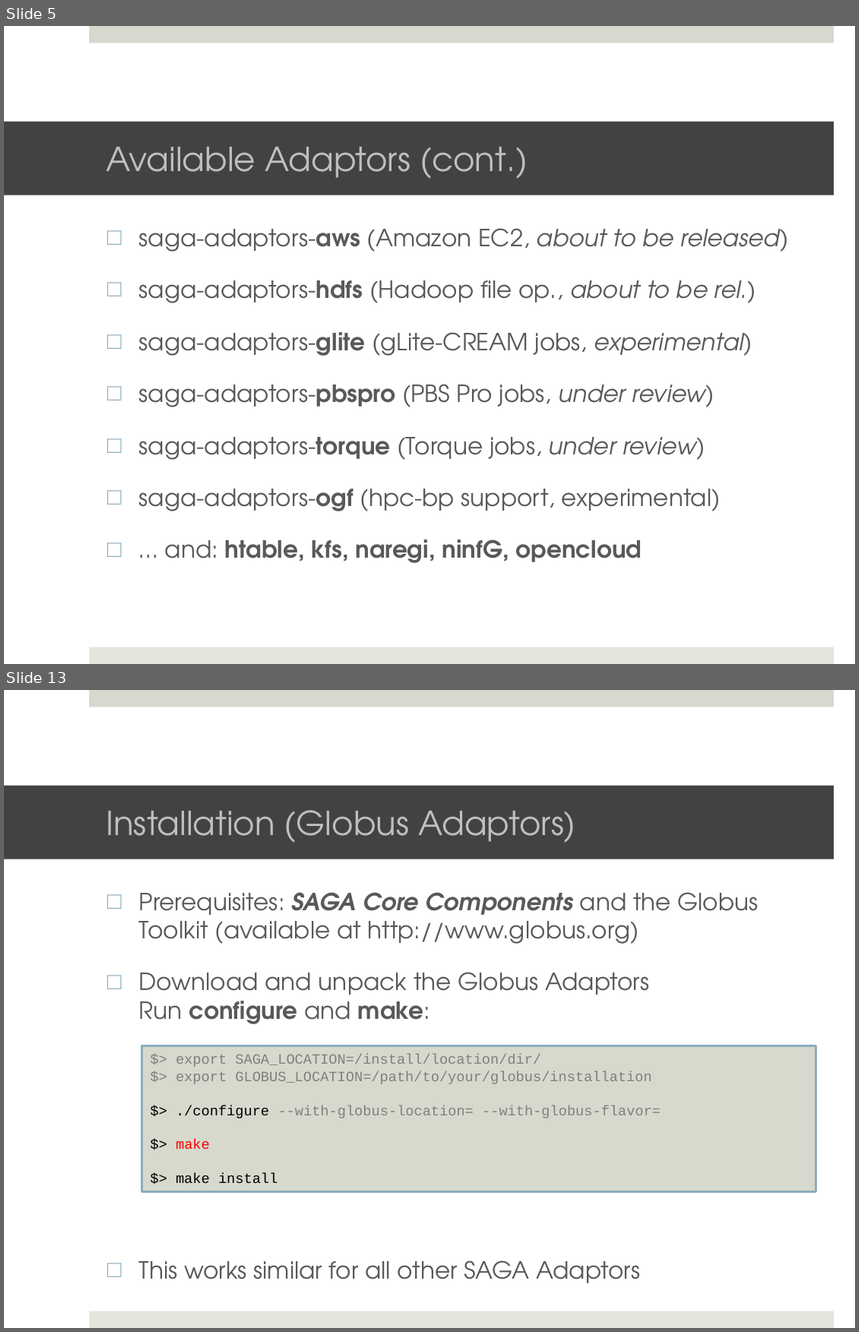
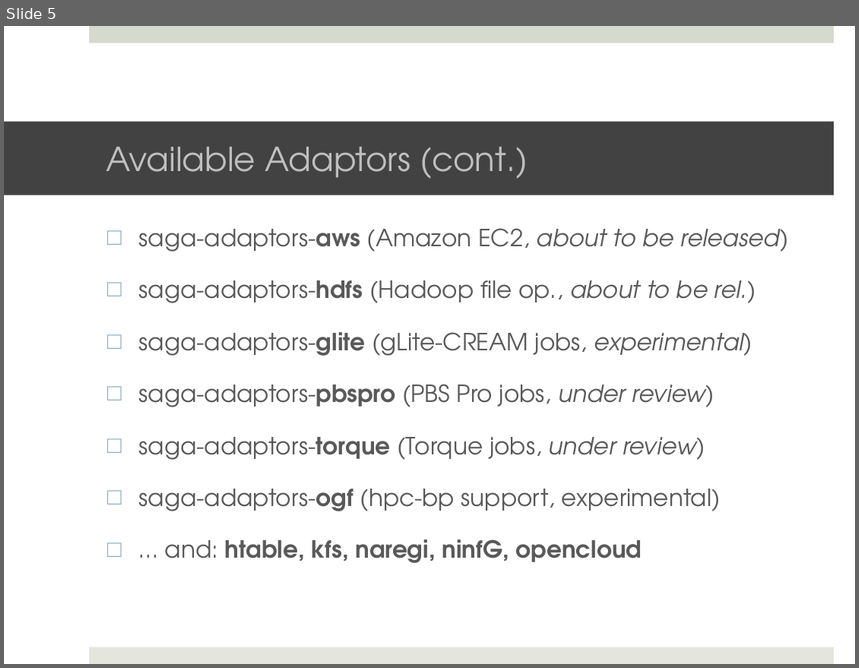
Before and after one commit to saga-project/saga-cpp-legacy-projects, a slide deck: tutorial/general_tutorial/Installation.pptx. Shown one above the other, each under a label of ours: slides 5 and 13 before the commit, slide 5 after it; the slides between them are not shown. The pictures are 859x1332 and 859x668 pixels, drawn with LibreOffice and Linux fonts; fonts in the diff are those of the drawing; background and template pictures are left out. Boxes give left, top, right and bottom in pixels: in the first picture for what was removed or moved away, otherwise in the second. Text is boxed around its words. In the diff, an @@ line names an element or a change of style, - is before the commit and + after.

Commit message:
Overhauled version of installation slides

```diff
--- a/tutorial/general_tutorial/Installation.pptx
+++ b/tutorial/general_tutorial/Installation.pptx
@@ slide 13 removed at [4,690,855,1328], background #FFFFFF; not listed: 2 template elements that a slide beside it also shows @@
@@ title removed at [4,785,834,859] @@
-Installation (Globus Adaptors)
@@ text removed at [139,892,759,1284] @@
-□ Prerequisites: SAGA Core Components and the Globus Toolkit (available at http://www.globus.org)
-□ Download and unpack the Globus Adaptors
-  Run configure and make:
-□ This works similar for all other SAGA Adaptors
@@ rectangle removed at [142,1046,816,1192] @@
-$> export SAGA_LOCATION=/install/location/dir/
-$> export GLOBUS_LOCATION=/path/to/your/globus/installation
-$> ./configure --with-globus-location= --with-globus-flavor=
-$> make
-$> make install
```
Also in this commit, not shown: 4 slides changed, 6 slides added, 8 other slides removed.
